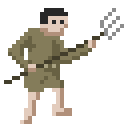
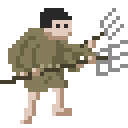
Revision of a layered 128 x 128 image; what changed, layer by layer:
added group "Attack Frame 2" with 2 layers above "Attack Frame 1" over [12, 16, 128, 92]
added layer "Layer 9" in group "Attack Frame 2" over [12, 40, 128, 80]
added layer "Layer 8" in group "Attack Frame 2" over [20, 16, 96, 92]
added group "Attack Frame 1" with 2 layers above "Standing" over [0, 16, 116, 92]
added layer "Layer 7" in group "Attack Frame 1" over [0, 44, 116, 84]
added layer "Layer 6" in group "Attack Frame 1" over [8, 16, 84, 92]
added group "Standing" with 2 layers over [8, 16, 124, 92]
moved "Layer 4" into group "Standing" over [8, 16, 124, 84]
moved "Layer 1" into group "Standing", painted on it over [8, 16, 96, 92]
